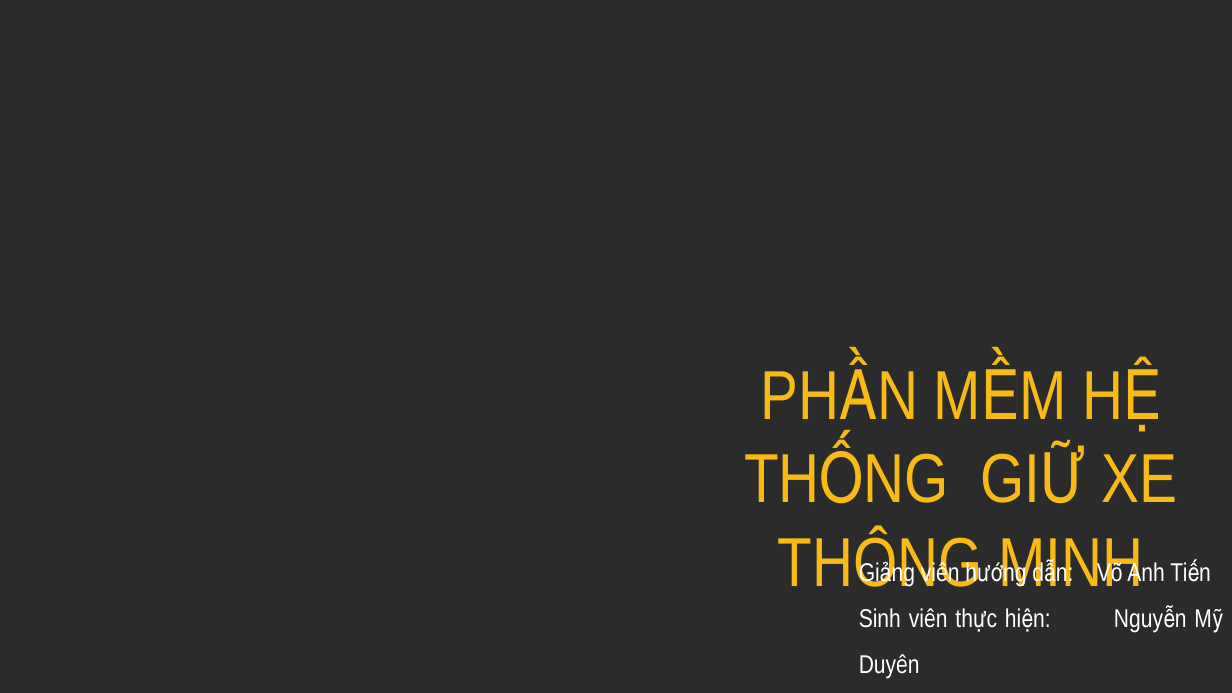
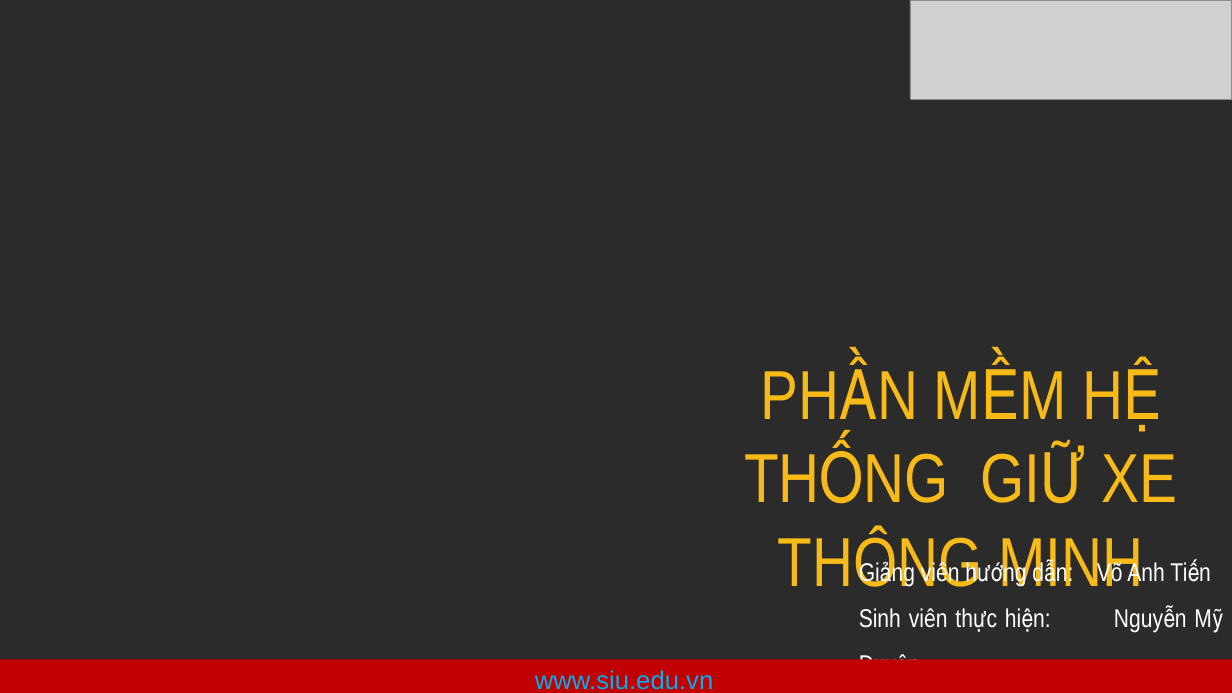
Before and after one commit to duyennd83/ParkingDemo, a slide deck: slide 2 of ParkingBCNCKH.pptx (slide 1 before the commit). Drawn at 1232x693 pixels with LibreOffice and Linux fonts; fonts in the diff are those of the drawing; grey boxes stand for pictures; background and template pictures are left out; a plain dark background stands for a picture behind light text. Boxes give left, top, right and bottom in pixels: in the first picture for what was removed or moved away, otherwise in the second. Text is boxed around its words. In the diff, an @@ line names an element or a change of style, - is before the commit and + after.

```diff
--- a/ParkingBCNCKH.pptx
+++ b/ParkingBCNCKH.pptx
@@ picture added at (910, 0, 1232, 99) @@
@@ rectangle added at (0, 660, 1232, 693), fill #C00000 @@
@@ text added at (535, 670, 713, 690), 20 pt, text #00B0F0 @@
+www.siu.edu.vn
```
Also in this commit, not shown: 3 other slides changed, 6 slides added, 37 other files.
